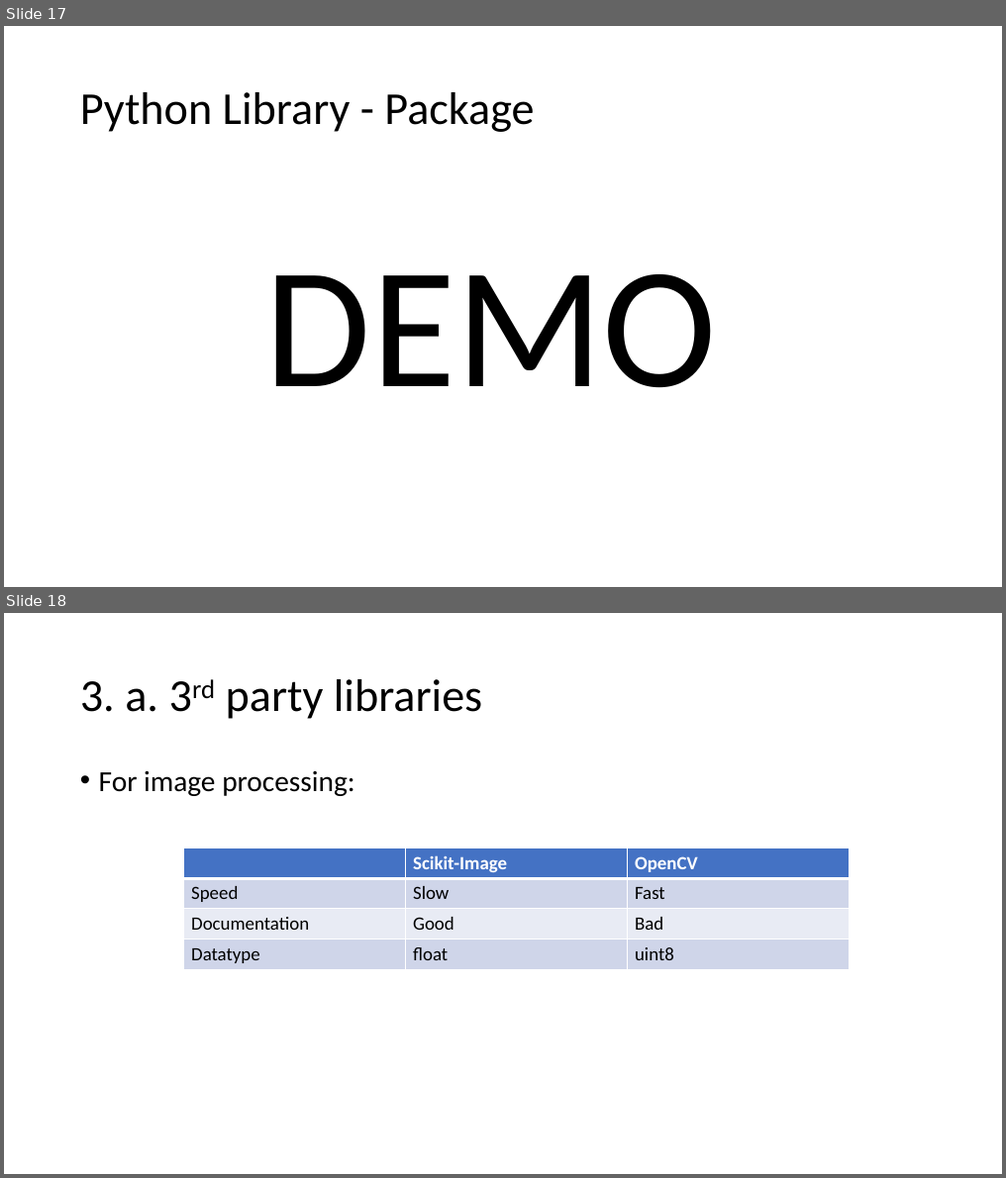
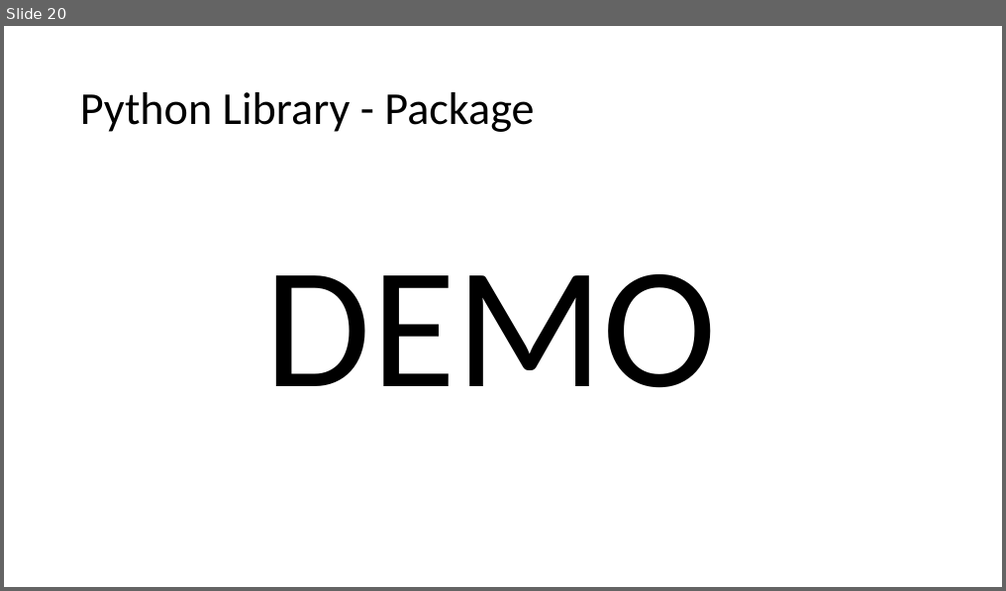
Before and after one commit to jjahanip/BIOF063, a slide deck: day_1/day_1.pptx. Shown one above the other, each under a label of ours: slides 17 and 18 before the commit, slide 20 after it. The pictures are 1006x1178 and 1006x591 pixels, drawn with LibreOffice and Linux fonts; fonts in the diff are those of the drawing. Boxes give left, top, right and bottom in pixels: in the first picture for what was removed or moved away, otherwise in the second. Text is boxed around its words. In the diff, an @@ line names an element or a change of style, - is before the commit and + after.

```diff
--- a/day_1/day_1.pptx
+++ b/day_1/day_1.pptx
@@ slide 18 removed at (4, 613, 1002, 1174), background #FFFFFF @@
@@ title removed at (80, 679, 482, 719) @@
-3. a. 3rd party libraries
@@ text removed at (99, 770, 354, 796) @@
-• For image processing:
@@ table removed at (183, 848, 848, 969), 4 rows, 3 columns @@
- | Scikit-Image | OpenCV
-Speed | Slow | Fast
-Documentation | Good | Bad
-Datatype | float | uint8
@@ what was slide 17 is now slide 20 @@
```
Also in this commit, not shown: 6 slides changed, 4 slides added, 1 other slide removed, 3 other files.
